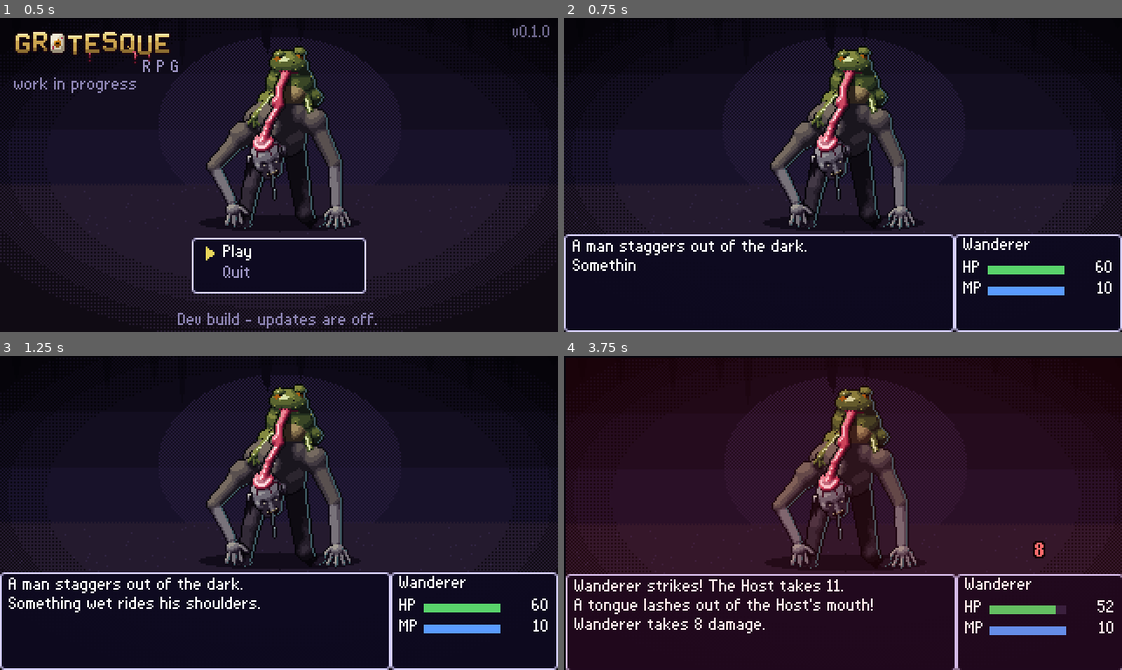
Above: before the commit, frames 1-4 (two rows, left to right).
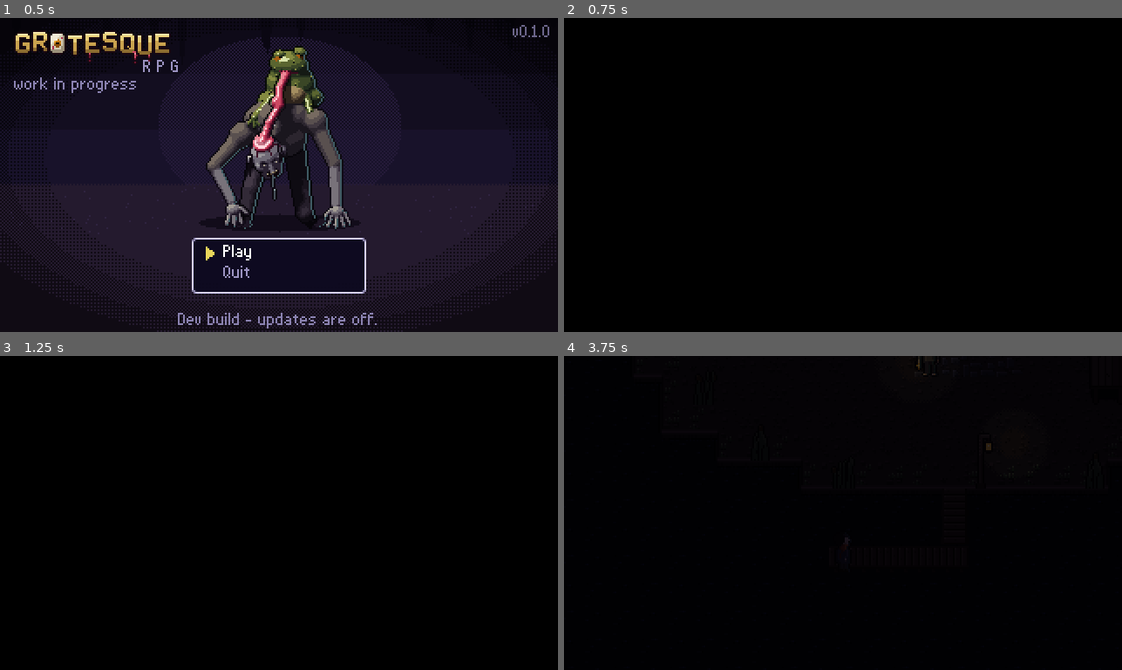
Above: after the commit, the same moments.

Repository: Honeybee5151/grotesque-rpg
Game: Godot game, scene res://boot.tscn
Two runs of this game, one before a commit and one after it. Both use one fixed random seed, a clock stepped at 60 frames per second and the inputs below.
Inputs (mouse positions are in pixels of both pictures, inside the frame that each line leads up to):
- Up to frame 1 (0.5 s): no input
- Up to frame 2 (0.75 s): tap Enter at 0.5 s; move the mouse to (965, 159) at 0.52 s; hold Right from 0.53 s (still down); tap Z at 0.6 s; click (965, 159) at 0.67 s
- Up to frame 3 (1.25 s): keep holding Right; tap Space at 0.77 s
- Up to frame 4 (3.75 s): release Right at 1.25 s; tap Space at 1.25 s; drag from (731, 528) to (815, 575) at 1.27 s; move the mouse to (898, 443) at 2.02 s; hold Right 2.03-2.75 s; tap Keypad Enter at 2.1 s; drag from (815, 575) to (675, 465) at 2.77 s; tap Enter at 3.5 s; move the mouse to (1010, 560) at 3.52 s; hold Left from 3.53 s (still down); tap M at 3.6 s

Frame 1 is identical in both runs. In frame 2, 78% of the frame differs, in the area x 0-100%, y 6-100%; in frame 3, 78%; in frame 4, 93%, in the area x 0-100%, y 0-100%.

Commit message:
Play goes into the world: the Hollowell prologue instead of the bare fight
Miles: the title's Play landed straight in the tutorial battle, so there was nothing to play.
It now opens scenes/world/world.tscn; the Host fight happens inside the prologue, which returns
to the title at its end. main.tscn stays as the standalone fight. README and CLAUDE.md follow.

Co-Authored-By: Claude Opus 5.5 <noreply@anthropic.com>

Diff:
--- a/scripts/title.gd
+++ b/scripts/title.gd
@@ -144,7 +144,7 @@
 func _activate() -> void:
 	match str(items[cursor]["id"]):
 		"play":
-			get_tree().change_scene_to_file("res://main.tscn")
+			get_tree().change_scene_to_file("res://scenes/world/world.tscn")
 		"restart":
 			updater.restart_game()
 		"quit":
Not shown, changed: CLAUDE.md
Not shown, changed: README.md
